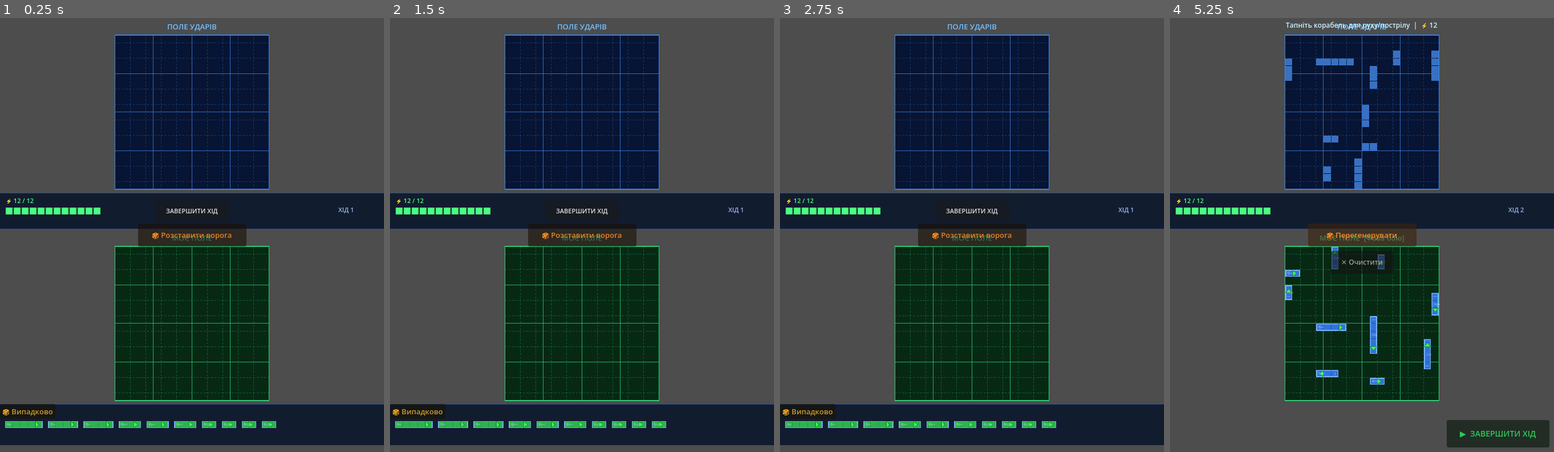
Above: before the commit, frames 1-4 (left to right).
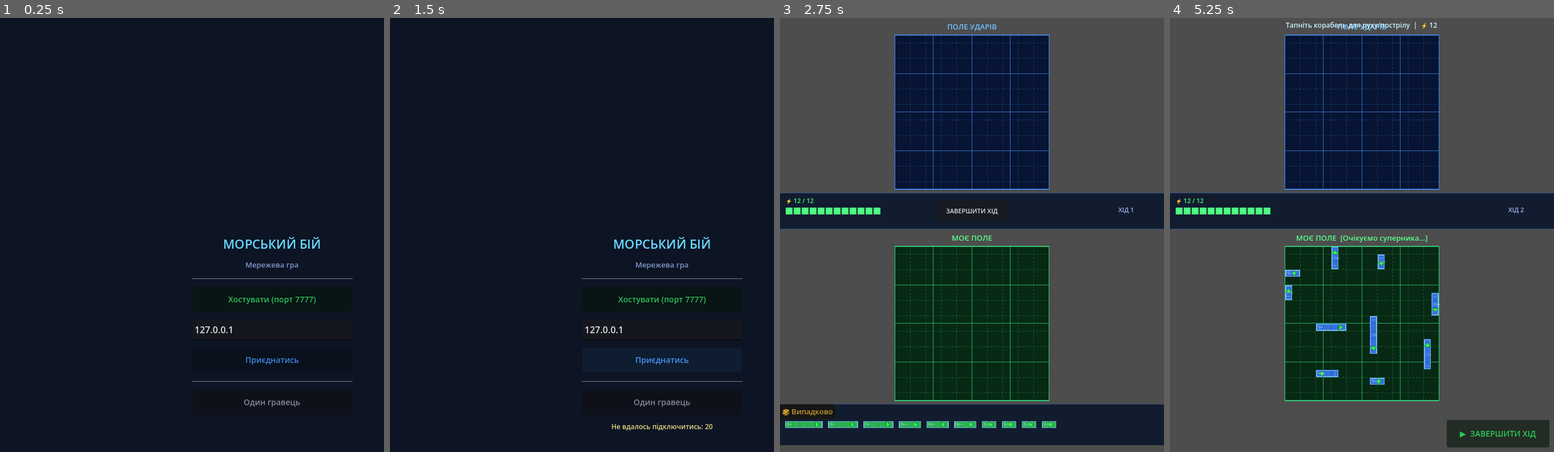
Above: after the commit, the same moments.

Repository: MaanAndrii/sea-battle
Game: Godot game, scene res://LobbyScene.tscn
Same seed, same stepped clock (60 frames per second), same inputs: the game is played once before the commit and once after it. Before the commit the project starts from res://GameScene.tscn.
Inputs (mouse positions are in pixels of both pictures, inside the frame that each line leads up to):
- Up to frame 1 (0.25 s): no input
- Up to frame 2 (1.5 s): click (662, 300) at 0.5 s, where only the run after the commit has a clickable "Хостувати (порт 7777)"; click (662, 360) at 1.25 s, where only the run after the commit has a clickable "Приєднатись"
- Up to frame 3 (2.75 s): click (1052, 404) at 2 s, where only the run after the commit has a clickable "Один гравець"
- Up to frame 4 (5.25 s): click "ЗАВЕРШИТИ ХІД" at 2.75 s; click "🎲 Випадково" at 3.5 s; click "✓ ПІДТВЕРДИТИ РОЗСТАНОВКУ" at 4.25 s; click (1362, 235) at 5 s, where only the run before the commit has a clickable "🎲 Розставити ворога"

The runs differ from the first frame. In frame 1, 58% of the frame differs, in the area x 0-100%, y 0-100%; in frame 2, 59%; in frame 3, 1.5%; in frame 4, 2.3%.

Commit message:
Add ENet multiplayer network architecture (Variant A)
Introduces NetworkTransport, NetworkManager, NetworkOpponent, and LobbyUI
for two-player sea battle over ENet. NetworkTransport is the single file
that knows about ENetMultiplayerPeer — swapping it to WebSocketMultiplayerPeer
is all that is needed to migrate to Variant B. GameScene_v2 detects
/root/NetworkManager at startup and branches between solo and network paths:
NetworkOpponent replaces EnemySetup+EnemyAI, turn blocking guards input via
_my_turn, and shots are collected in _pending_shots and sent via RPC at end
of turn. LobbyScene.tscn is now the main scene.

https://claude.ai/code/session_01VfCu7HDBfMj15GfMbApm8E

Diff:
--- /dev/null
+++ b/LobbyScene.tscn
@@ -0,0 +1,8 @@
+[gd_scene load_steps=2 format=3]
+
+[ext_resource type="Script" path="res://Scripts/LobbyUI.gd" id="1"]
+
+[node name="LobbyScene" type="Control"]
+anchor_right = 1.0
+anchor_bottom = 1.0
+script = ExtResource("1")
--- a/Scripts/GameScene_v2.gd
+++ b/Scripts/GameScene_v2.gd
@@ -22,11 +22,20 @@
 var enemy_setup:  Node
 var enemy_ai:     Node
 
+# Мережевий режим
+var network_manager:  Node  = null
+var network_opponent: Node  = null
+var _my_turn:         bool  = true
+var _pending_shots:   Array[Vector2i] = []
+
 # Поточна фаза: "setup" | "combat"
 var phase: String = "setup"
 
 func _ready() -> void:
 	screen_size = get_viewport().get_visible_rect().size
+
+	# Перевіряємо чи запущені в мережевому режимі
+	network_manager = get_tree().root.get_node_or_null("NetworkManager")
 
 	var bg = ColorRect.new()
 	bg.color = Color(0.05, 0.08, 0.14, 1.0)
@@ -72,11 +81,16 @@
 	hud.call("setup_turn_manager", turn_manager)
 	hud.end_turn_pressed.connect(_on_end_turn)
 
-	# EnemySetup — кнопка тестової розстановки ворога
-	enemy_setup = Node.new()
-	enemy_setup.set_script(load("res://Scripts/EnemySetup.gd"))
-	add_child(enemy_setup)
-	enemy_setup.call("setup", upper_grid)
+	if network_manager:
+		# Мережевий режим: EnemySetup не потрібен, NetworkOpponent створюється
+		# в _on_setup_confirmed після розстановки флоту.
+		_my_turn = network_manager.my_turn_first
+	else:
+		# Одиночний режим: кнопка тестової розстановки ворога
+		enemy_setup = Node.new()
+		enemy_setup.set_script(load("res://Scripts/EnemySetup.gd"))
+		add_child(enemy_setup)
+		enemy_setup.call("setup", upper_grid)
 
 func _make_grid(gc: Color, bc: Color) -> Node2D:
 	var node = Node2D.new()
@@ -159,31 +173,68 @@
 	ship_mover.call("setup", grid_model, lower_grid, turn_manager, ships_ref)
 	ship_mover.visible = true
 
-	# CombatManager
-	combat_manager = Node.new()
-	combat_manager.set_script(load("res://Scripts/CombatManager.gd"))
-	add_child(combat_manager)
-	combat_manager.call("setup", upper_grid, lower_grid, ship_mover, turn_manager, ships_ref, enemy_setup)
-	combat_manager.turn_executed.connect(_on_turn_executed)
-	combat_manager.shot_fired.connect(_on_shot_fired)
-
-	# Зв'язуємо ShipMover з CombatManager
-	ship_mover.set("combat_manager", combat_manager)
-
-	# Ховаємо кнопку HUD
-	var hud_btn = hud.get("_end_btn")
-	if hud_btn:
-		hud_btn.visible = false
-
-	# EnemyAI — постріли ворога
-	enemy_ai = Node.new()
-	enemy_ai.set_script(load("res://Scripts/EnemyAI.gd"))
-	add_child(enemy_ai)
-	enemy_ai.call("setup", lower_grid, grid_model, ships_ref)
-
-	lower_label.text = "МОЄ ПОЛЕ  [Фаза бою]"
-
-	lower_label.text = "МОЄ ПОЛЕ  [Фаза бою]"
+	if network_manager:
+		# ── Мережевий режим ──────────────────────────────────────
+		# NetworkOpponent замінює EnemySetup і EnemyAI
+		network_opponent = Node.new()
+		network_opponent.set_script(load("res://Scripts/NetworkOpponent.gd"))
+		add_child(network_opponent)
+		network_opponent.call("setup", upper_grid, lower_grid,
+				network_manager, grid_model, ships_ref)
+
+		# CombatManager з network_opponent як p_enemy
+		combat_manager = Node.new()
+		combat_manager.set_script(load("res://Scripts/CombatManager.gd"))
+		add_child(combat_manager)
+		combat_manager.call("setup", upper_grid, lower_grid,
+				ship_mover, turn_manager, ships_ref, network_opponent)
+		combat_manager.turn_executed.connect(_on_turn_executed)
+		combat_manager.shot_fired.connect(_on_shot_fired)
+
+		ship_mover.set("combat_manager", combat_manager)
+
+		var hud_btn = hud.get("_end_btn")
+		if hud_btn:
+			hud_btn.visible = false
+
+		# Надсилаємо наш флот супернику та чекаємо підтвердження
+		_my_turn = network_manager.my_turn_first
+		network_manager.send_my_fleet(ships_ref)
+		lower_label.text = "МОЄ ПОЛЕ  [Очікуємо суперника...]"
+
+		# Якщо флот суперника вже отримано (гонка: він надіслав раніше) —
+		# enemy_placed вже спрацював, але блокування UI через _my_turn достатньо.
+		# Якщо ні — чекаємо сигналу network_opponent.enemy_placed.
+		if not network_opponent.get("_opponent_fleet_ready"):
+			await network_opponent.enemy_placed
+
+		lower_label.text = "МОЄ ПОЛЕ  [Фаза бою]"
+	else:
+		# ── Одиночний режим ──────────────────────────────────────
+		# CombatManager
+		combat_manager = Node.new()
+		combat_manager.set_script(load("res://Scripts/CombatManager.gd"))
+		add_child(combat_manager)
+		combat_manager.call("setup", upper_grid, lower_grid,
+				ship_mover, turn_manager, ships_ref, enemy_setup)
+		combat_manager.turn_executed.connect(_on_turn_executed)
+		combat_manager.shot_fired.connect(_on_shot_fired)
+
+		# Зв'язуємо ShipMover з CombatManager
+		ship_mover.set("combat_manager", combat_manager)
+
+		# Ховаємо кнопку HUD
+		var hud_btn = hud.get("_end_btn")
+		if hud_btn:
+			hud_btn.visible = false
+
+		# EnemyAI — постріли ворога
+		enemy_ai = Node.new()
+		enemy_ai.set_script(load("res://Scripts/EnemyAI.gd"))
+		add_child(enemy_ai)
+		enemy_ai.call("setup", lower_grid, grid_model, ships_ref)
+
+		lower_label.text = "МОЄ ПОЛЕ  [Фаза бою]"
 
 # ─────────────────────────────────────────
 #  Input — маршрутизація за фазою
@@ -191,6 +242,10 @@
 
 func _input(event: InputEvent) -> void:
 	if phase != "combat":
+		return
+
+	# У мережевому режимі блокуємо ввід якщо зараз не наш хід
+	if network_manager and not _my_turn:
 		return
 
 	var pos: Vector2   = Vector2.ZERO
@@ -229,12 +284,31 @@
 # ─────────────────────────────────────────
 
 func _on_turn_executed() -> void:
-	# Після ходу гравця — ворог стріляє
-	if enemy_ai:
-		await enemy_ai.call("execute_turn")
+	if network_manager and network_opponent:
+		# ── Мережевий режим ──────────────────────────────────────
+		# Надсилаємо хід (постріли + позиції кораблів) супернику
+		var ships_ref = []
+		for child in get_children():
+			if child.get_script() and child.is_placed if child.has_method("is_placed") else false:
+				ships_ref.append(child)
+		# Збираємо кораблі через combat_manager
+		var cm_ships = combat_manager.get("all_ships") as Array
+		network_manager.send_turn(_pending_shots, cm_ships if cm_ships else [])
+		_pending_shots.clear()
+		_my_turn = false
+		lower_label.text = "МОЄ ПОЛЕ  [Хід суперника...]"
+		# Чекаємо поки суперник відповість своїм ходом
+		await network_opponent.opponent_turn_applied
+		_my_turn = true
+		lower_label.text = "МОЄ ПОЛЕ  [Фаза бою]"
+	else:
+		# ── Одиночний режим ──────────────────────────────────────
+		if enemy_ai:
+			await enemy_ai.call("execute_turn")
 
 func _on_shot_fired(coord: Vector2i) -> void:
-	print("Постріл зафіксовано: ", coord)
+	# Накопичуємо постріли для надсилання мережею в кінці ходу
+	_pending_shots.append(coord)
 
 func _on_end_turn() -> void:
 	# Ручне завершення ходу через HUD
--- /dev/null
+++ b/Scripts/LobbyUI.gd
@@ -0,0 +1,152 @@
+## LobbyUI.gd
+## Лобі: Хост / Приєднатись / Один гравець.
+## NetworkTransport і NetworkManager додаються до /root і
+## переживають зміну сцени — GameScene_v2 знаходить їх там.
+
+extends Control
+
+const DEFAULT_IP = "127.0.0.1"
+
+var _transport:   Node  = null
+var _net_manager: Node  = null
+
+var _status_lbl:  Label       = null
+var _ip_field:    LineEdit    = null
+var _host_btn:    Button      = null
+var _join_btn:    Button      = null
+var _solo_btn:    Button      = null
+
+func _ready() -> void:
+	_build_ui()
+
+func _build_ui() -> void:
+	var bg = ColorRect.new()
+	bg.color = Color(0.05, 0.08, 0.14, 1.0)
+	bg.set_anchors_and_offsets_preset(Control.PRESET_FULL_RECT)
+	add_child(bg)
+
+	var vbox = VBoxContainer.new()
+	vbox.set_anchors_and_offsets_preset(Control.PRESET_CENTER)
+	vbox.custom_minimum_size = Vector2(280, 0)
+	vbox.add_theme_constant_override("separation", 12)
+	add_child(vbox)
+
+	var title = Label.new()
+	title.text = "МОРСЬКИЙ БІЙ"
+	title.horizontal_alignment = HORIZONTAL_ALIGNMENT_CENTER
+	title.add_theme_font_size_override("font_size", 22)
+	title.add_theme_color_override("font_color", Color(0.4, 0.85, 1.0))
+	vbox.add_child(title)
+
+	var sub = Label.new()
+	sub.text = "Мережева гра"
+	sub.horizontal_alignment = HORIZONTAL_ALIGNMENT_CENTER
+	sub.add_theme_font_size_override("font_size", 13)
+	sub.add_theme_color_override("font_color", Color(0.5, 0.6, 0.8))
+	vbox.add_child(sub)
+
+	_add_separator(vbox)
+
+	_host_btn = _make_btn("Хостувати (порт 7777)", Color(0.2, 0.85, 0.4))
+	_host_btn.pressed.connect(_on_host)
+	vbox.add_child(_host_btn)
+
+	_ip_field = LineEdit.new()
+	_ip_field.text = DEFAULT_IP
+	_ip_field.placeholder_text = "IP-адреса сервера"
+	_ip_field.custom_minimum_size = Vector2(0, 38)
+	vbox.add_child(_ip_field)
+
+	_join_btn = _make_btn("Приєднатись", Color(0.3, 0.6, 1.0))
+	_join_btn.pressed.connect(_on_join)
+	vbox.add_child(_join_btn)
+
+	_add_separator(vbox)
+
+	_solo_btn = _make_btn("Один гравець", Color(0.6, 0.6, 0.7))
+	_solo_btn.pressed.connect(_on_solo)
+	vbox.add_child(_solo_btn)
+
+	_status_lbl = Label.new()
+	_status_lbl.text = ""
+	_status_lbl.horizontal_alignment = HORIZONTAL_ALIGNMENT_CENTER
+	_status_lbl.add_theme_font_size_override("font_size", 12)
+	_status_lbl.add_theme_color_override("font_color", Color(0.9, 0.85, 0.5))
+	_status_lbl.autowrap_mode = TextServer.AUTOWRAP_WORD
+	vbox.add_child(_status_lbl)
+
+func _make_btn(txt: String, col: Color) -> Button:
+	var btn = Button.new()
+	btn.text = txt
+	btn.custom_minimum_size = Vector2(0, 44)
+	btn.add_theme_font_size_override("font_size", 14)
+	btn.modulate = col
+	return btn
+
+func _add_separator(parent: Node) -> void:
+	var sep = HSeparator.new()
+	sep.add_theme_constant_override("separation", 6)
+	parent.add_child(sep)
+
+# ── Дії ──────────────────────────────────────────────────────
+
+func _on_host() -> void:
+	_setup_network()
+	var err = _transport.host()
+	if err != OK:
+		_set_status("Не вдалось відкрити порт: %d" % err)
+		return
+	_set_buttons_enabled(false)
+	_set_status("Очікування суперника на порту 7777...")
+
+func _on_join() -> void:
+	var ip = _ip_field.text.strip_edges()
+	if ip.is_empty(): ip = DEFAULT_IP
+	_setup_network()
+	var err = _transport.join(ip)
+	if err != OK:
+		_set_status("Не вдалось підключитись: %d" % err)
+		return
+	_set_buttons_enabled(false)
+	_set_status("Підключення до %s:7777..." % ip)
+
+func _on_solo() -> void:
+	get_tree().change_scene_to_file("res://GameScene.tscn")
+
+# ── NetworkManager/Transport lifecycle ───────────────────────
+
+func _setup_network() -> void:
+	if _transport: return
+
+	_transport = load("res://Scripts/NetworkTransport.gd").new()
+	_transport.name = "NetworkTransport"
+	get_tree().root.add_child(_transport)
+
+	_net_manager = load("res://Scripts/NetworkManager.gd").new()
+	_net_manager.name = "NetworkManager"
+	get_tree().root.add_child(_net_manager)
+	_net_manager.call("setup", _transport)
+
+	_transport.connection_failed.connect(_on_connection_failed)
+	_net_manager.opponent_connected.connect(_on_opponent_connected)
+	_net_manager.both_ready.connect(_on_both_ready)
+
+func _on_connection_failed() -> void:
+	_set_status("Не вдалось підключитись. Перевір IP-адресу.")
+	_set_buttons_enabled(true)
+
+func _on_opponent_connected() -> void:
+	_set_status("Суперник підключився! Переходимо до гри...")
+
+func _on_both_ready(_my_turn: bool) -> void:
+	get_tree().change_scene_to_file("res://GameScene.tscn")
+
+# ── Утиліти ──────────────────────────────────────────────────
+
+func _set_status(txt: String) -> void:
+	_status_lbl.text = txt
+
+func _set_buttons_enabled(v: bool) -> void:
+	_host_btn.disabled = not v
+	_join_btn.disabled = not v
+	_solo_btn.disabled = not v
--- /dev/null
+++ b/Scripts/NetworkManager.gd
@@ -0,0 +1,92 @@
+## NetworkManager.gd
+## Ігровий протокол: обмін флотами і ходами.
+## ─────────────────────────────────────────────────────────────
+## Міграція Варіант А→Б: замінити @rpc-виклики на
+## send_json()/on_message() через WebSocket.
+## Всі сигнали (both_ready, opponent_turn_received...) НЕ міняються.
+
+extends Node
+
+signal opponent_connected
+signal both_ready(my_turn_first: bool)
+signal opponent_fleet_received(fleet: Array)
+signal opponent_turn_received(turn: Dictionary)
+
+var transport: Node = null
+
+var _my_fleet:       Array = []
+var _opponent_fleet: Array = []
+var _my_fleet_sent:   bool = false
+var _opp_fleet_rcvd:  bool = false
+var _opponent_id:     int  = 0
+
+## Запам'ятовуємо чи ходимо першими — GameScene читає це поле після зміни сцени
+var my_turn_first: bool = true
+
+func setup(p_transport: Node) -> void:
+	transport = p_transport
+	transport.peer_connected.connect(_on_peer_connected)
+	transport.connected_to_server.connect(_on_connected_to_server)
+
+func _on_peer_connected(id: int) -> void:
+	_opponent_id = id
+	opponent_connected.emit()
+
+func _on_connected_to_server() -> void:
+	_opponent_id = 1
+
+# ── Розстановка ───────────────────────────────────────────────
+
+func send_my_fleet(ships: Array) -> void:
+	_my_fleet = _serialize_fleet(ships)
+	_my_fleet_sent = true
+	rpc("_rpc_receive_fleet", _my_fleet)
+	if transport.is_server(): _check_both_ready()
+
+@rpc("any_peer", "reliable")
+func _rpc_receive_fleet(fleet_data: Array) -> void:
+	_opponent_fleet = fleet_data
+	_opp_fleet_rcvd = true
+	opponent_fleet_received.emit(fleet_data)
+	if transport.is_server(): _check_both_ready()
+
+func _check_both_ready() -> void:
+	if _my_fleet_sent and _opp_fleet_rcvd:
+		rpc("_rpc_game_start", transport.my_id())
+
+@rpc("call_local", "reliable")
+func _rpc_game_start(first_id: int) -> void:
+	my_turn_first = (transport.my_id() == first_id)
+	both_ready.emit(my_turn_first)
+
+# ── Хід ──────────────────────────────────────────────────────
+
+func send_turn(shots: Array[Vector2i], ships: Array) -> void:
+	var data := {
+		"shots": shots.map(func(c): return [c.x, c.y]),
+		"moves": _serialize_fleet(ships),
+	}
+	rpc_id(_opponent_id, "_rpc_receive_turn", data)
+
+@rpc("any_peer", "reliable")
+func _rpc_receive_turn(turn: Dictionary) -> void:
+	opponent_turn_received.emit(turn)
+
+# ── Флот для локальної перевірки влучань ─────────────────────
+
+func get_opponent_fleet() -> Array:
+	return _opponent_fleet
+
+# ── Серіалізація ──────────────────────────────────────────────
+
+func _serialize_fleet(ships: Array) -> Array:
+	var result := []
+	for ship in ships:
+		if not ship.is_placed: continue
+		result.append({
+			"name":          ship.ship_name,
+			"size":          ship.size,
+			"rotation_step": ship.rotation_step,
+			"cells":         ship.cells.map(func(c): return [c.x, c.y]),
+		})
+	return result
--- /dev/null
+++ b/Scripts/NetworkOpponent.gd
@@ -0,0 +1,84 @@
+## NetworkOpponent.gd
+## Замінює EnemySetup + EnemyAI у мережевому режимі.
+## Реалізує той самий інтерфейс: is_hit(), mark_hit(), execute_turn().
+
+extends Node
+
+signal enemy_placed           # сумісність з EnemySetup
+signal opponent_turn_applied  # хід суперника застосовано → розблокуємо UI
+
+var upper_grid:      Node2D = null
+var lower_grid:      Node2D = null
+var network_manager: Node   = null
+var player_model             = null
+var all_ships:       Array  = []
+
+var _opponent_fleet: Array = []   # поточні позиції флоту суперника
+var _opponent_fleet_ready: bool = false  # true після першого отримання флоту
+
+func setup(p_upper: Node2D, p_lower: Node2D,
+		p_net: Node, p_model, p_ships: Array) -> void:
+	upper_grid      = p_upper
+	lower_grid      = p_lower
+	network_manager = p_net
+	player_model    = p_model
+	all_ships       = p_ships
+	network_manager.opponent_fleet_received.connect(_on_fleet_received)
+	network_manager.opponent_turn_received.connect(_on_turn_received)
+
+# ── Флот ─────────────────────────────────────────────────────
+
+func _on_fleet_received(fleet: Array) -> void:
+	_opponent_fleet = fleet
+	_opponent_fleet_ready = true
+	enemy_placed.emit()
+
+# ── Інтерфейс CombatManager (is_hit / mark_hit) ──────────────
+
+func is_hit(coord: Vector2i) -> bool:
+	for ship_data in _opponent_fleet:
+		for ca in ship_data["cells"]:
+			if ca[0] == coord.x and ca[1] == coord.y:
+				return true
+	return false
+
+func mark_hit(coord: Vector2i) -> void:
+	for ship_data in _opponent_fleet:
+		var cells := ship_data["cells"] as Array
+		for i in range(cells.size()):
+			if cells[i][0] == coord.x and cells[i][1] == coord.y:
+				cells.remove_at(i)
+				return
+
+# ── Хід суперника ─────────────────────────────────────────────
+
+func _on_turn_received(turn: Dictionary) -> void:
+	# Оновлюємо позиції флоту суперника
+	var moves := turn.get("moves", []) as Array
+	if moves.size() > 0:
+		_opponent_fleet = moves
+
+	# Застосовуємо постріли суперника по нашому флоту
+	for shot_arr in (turn.get("shots", []) as Array):
+		_apply_shot(Vector2i(shot_arr[0], shot_arr[1]))
+
+	opponent_turn_applied.emit()
+
+func _apply_shot(coord: Vector2i) -> void:
+	if player_model.grid[coord.y][coord.x] == 1:
+		player_model.grid[coord.y][coord.x] = 0
+		player_model._rebuild_forbidden()
+		for ship in all_ships:
+			for c in ship.cells:
+				if Vector2i(c.x, c.y) == coord:
+					ship.set("damaged", true)
+					ship.queue_redraw()
+					break
+		lower_grid.set_cell(coord, 6)
+	else:
+		lower_grid.set_cell(coord, 5)
+
+# ── Заглушка execute_turn (EnemyAI інтерфейс) ────────────────
+
+func execute_turn() -> void:
+	pass  # хід суперника приходить через мережу
--- /dev/null
+++ b/Scripts/NetworkTransport.gd
@@ -0,0 +1,45 @@
+## NetworkTransport.gd
+## ─── ЄДИНИЙ файл що знає про ENet ───────────────────────────
+## Міграція Варіант А→Б: замінити ENetMultiplayerPeer
+## на WebSocketMultiplayerPeer тут. Решта коду НЕ міняється.
+
+extends Node
+
+signal peer_connected(id: int)
+signal peer_disconnected(id: int)
+signal connected_to_server
+signal connection_failed
+
+const DEFAULT_PORT = 7777
+const MAX_CLIENTS  = 1  # сервер + 1 клієнт = 2 гравці
+
+func _ready() -> void:
+	multiplayer.peer_connected.connect(func(id): peer_connected.emit(id))
+	multiplayer.peer_disconnected.connect(func(id): peer_disconnected.emit(id))
+	multiplayer.connected_to_server.connect(func(): connected_to_server.emit())
+	multiplayer.connection_failed.connect(func(): connection_failed.emit())
+
+func host(port: int = DEFAULT_PORT) -> Error:
+	var peer = ENetMultiplayerPeer.new()   # ← swap тут для Варіанту Б
+	var err  = peer.create_server(port, MAX_CLIENTS)
+	if err != OK: return err
+	multiplayer.multiplayer_peer = peer
+	return OK
+
+func join(address: String, port: int = DEFAULT_PORT) -> Error:
+	var peer = ENetMultiplayerPeer.new()   # ← swap тут для Варіанту Б
+	var err  = peer.create_client(address, port)
+	if err != OK: return err
+	multiplayer.multiplayer_peer = peer
+	return OK
+
+func close() -> void:
+	if multiplayer.multiplayer_peer:
+		multiplayer.multiplayer_peer.close()
+	multiplayer.multiplayer_peer = null
+
+func is_server() -> bool:
+	return multiplayer.is_server()
+
+func my_id() -> int:
+	return multiplayer.get_unique_id()
--- a/project.godot
+++ b/project.godot
@@ -11,7 +11,7 @@
 [application]
 
 config/name="sea-battle"
-run/main_scene="res://GameScene.tscn"
+run/main_scene="res://LobbyScene.tscn"
 config/features=PackedStringArray("4.6", "GL Compatibility")
 config/icon="res://icon.svg"
 
